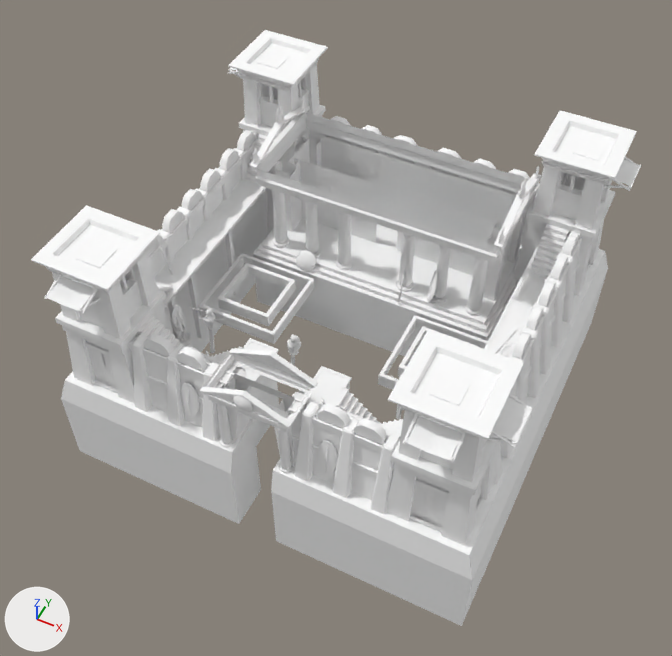
Two versions of the glTF model assets/models/buildings/ptol_military_settlement_struct_ptolemaic.glb, one commit apart.
Camera for both pictures: a 50 mm lens placed at (21.5, -45.9, 55.4), pointed at (-0.3, -2.1, 0.7). The axes (+X, +Y, +Z) are drawn at lower left. The lights are the same throughout. The older version comes first. Vertices at exactly the same position are counted once.

The first picture shows 'Building'.
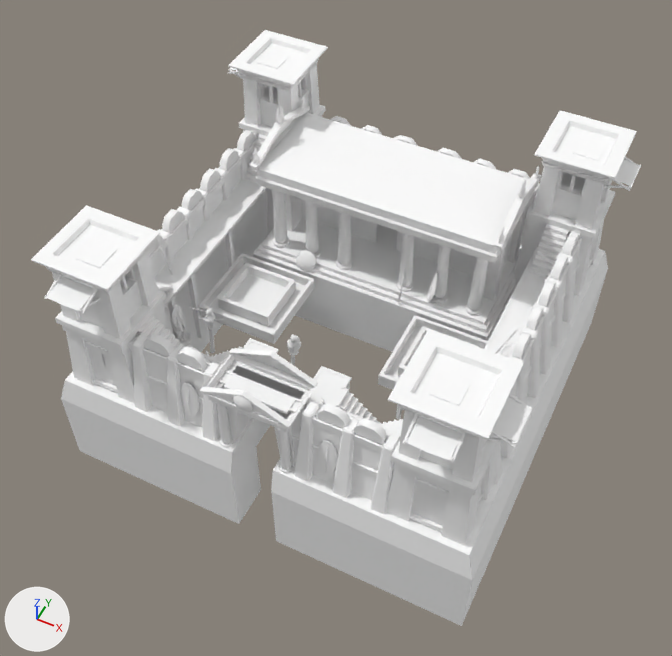
What the commit changed:
me_b is used by ob_building; location (0.0, 0.0, 0.0).
me_b had 10023 vertices, 14814 faces and spanned x -17.1..17.1, y -16.8..16.9, z -8.5..13.2.
me_b now has 13490 vertices, 17172 faces and spans x -17.1..17.1, y -16.8..16.9, z -8.5..13.2.
me_b part 1: 3467 vertices added at x -17.1..17.1, y -16.8..16.9, z -8.5..12.6.

Changed parts and their boxes (x1, y1, x2, y2) in the pictures (672 x 656 px):
part 1 of me_b, added: after (46, 68, 641, 529)
